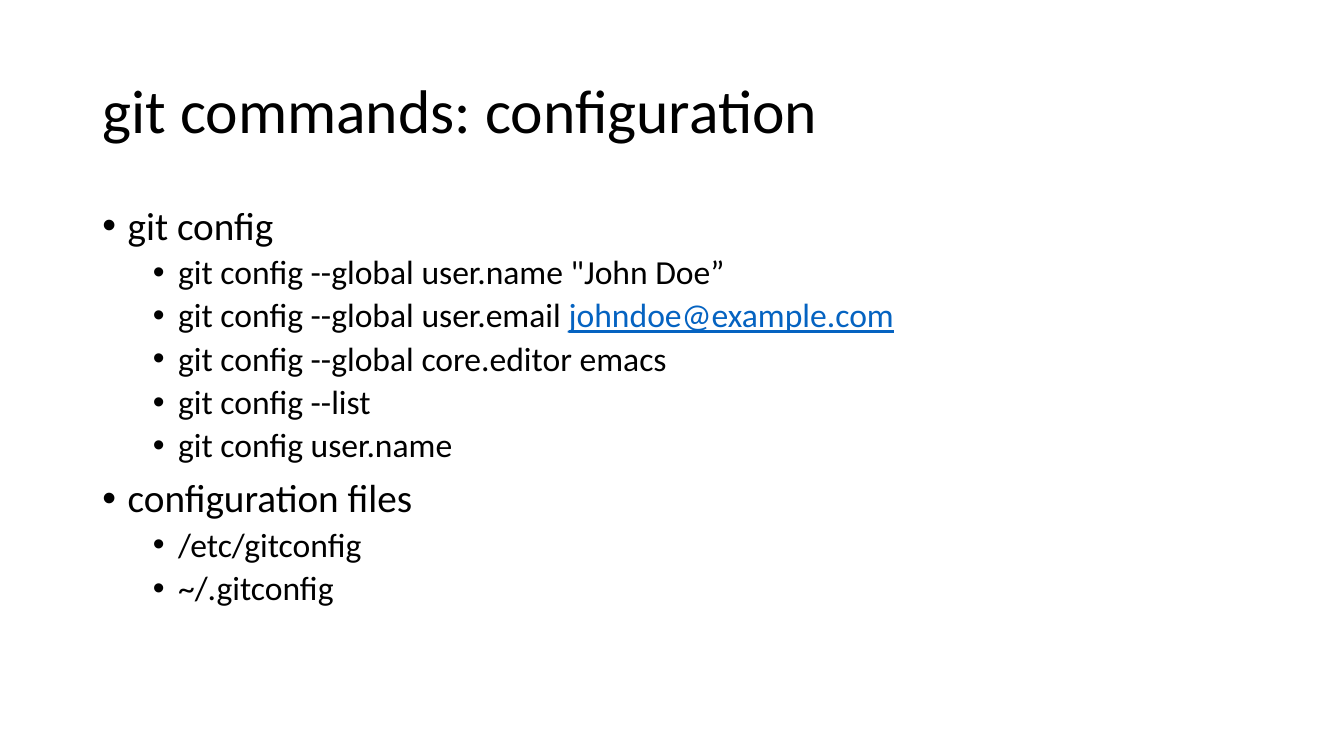
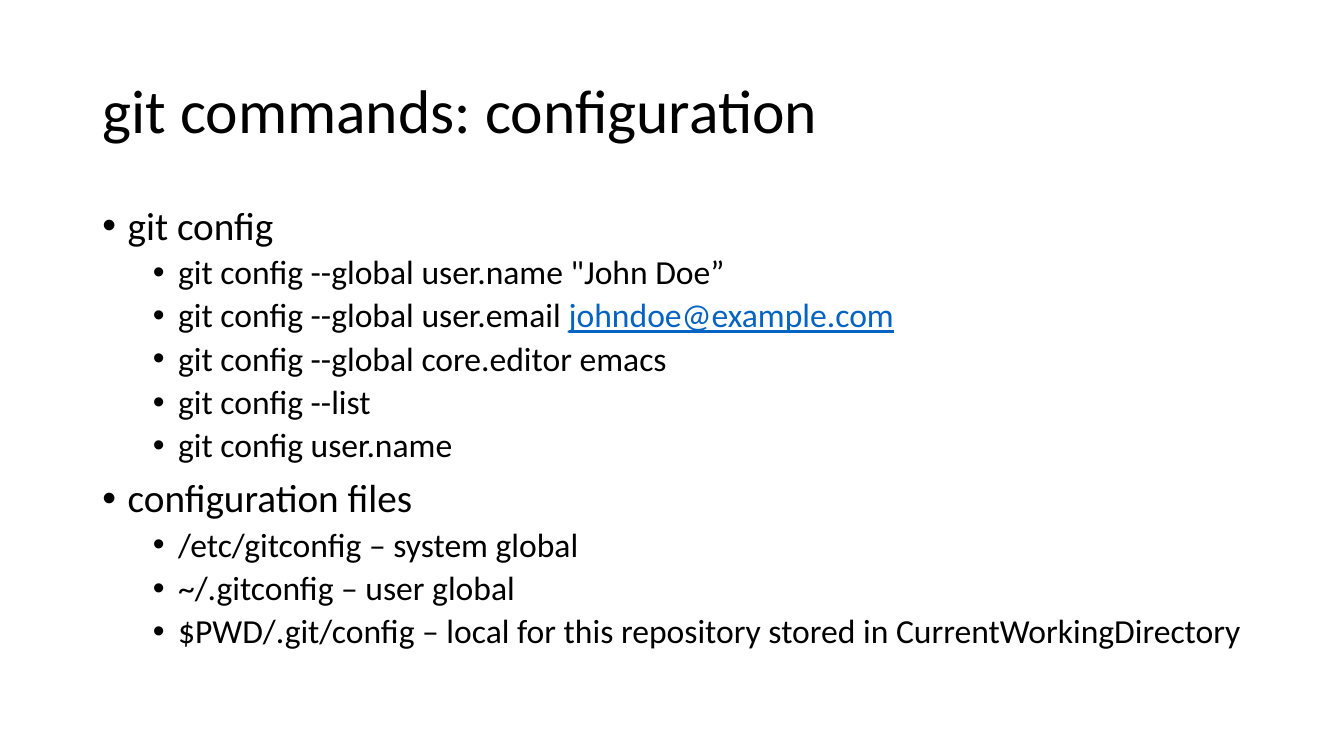
Before and after one commit to CsteerDevops1/lectures_devops2, a slide deck: slide 6 of GIT/git.pptx. Drawn at 1344x756 pixels with LibreOffice and Linux fonts; fonts in the diff are those of the drawing. Boxes give left, top, right and bottom in pixels: in the first picture for what was removed or moved away, otherwise in the second. Text is boxed around its words. In the diff, an @@ line names an element or a change of style, - is before the commit and + after.

```diff
--- a/GIT/git.pptx
+++ b/GIT/git.pptx
@@ text at box(178, 533, 1240, 649): text changed @@
-  • /etc/gitconfig
-  • ~/.gitconfig
+  • /etc/gitconfig – system global
+  • ~/.gitconfig – user global
+  • $PWD/.git/config – local for this repository stored in CurrentWorkingDirectory
```
Also in this commit, not shown: 4 other slides changed, 5 other files.
